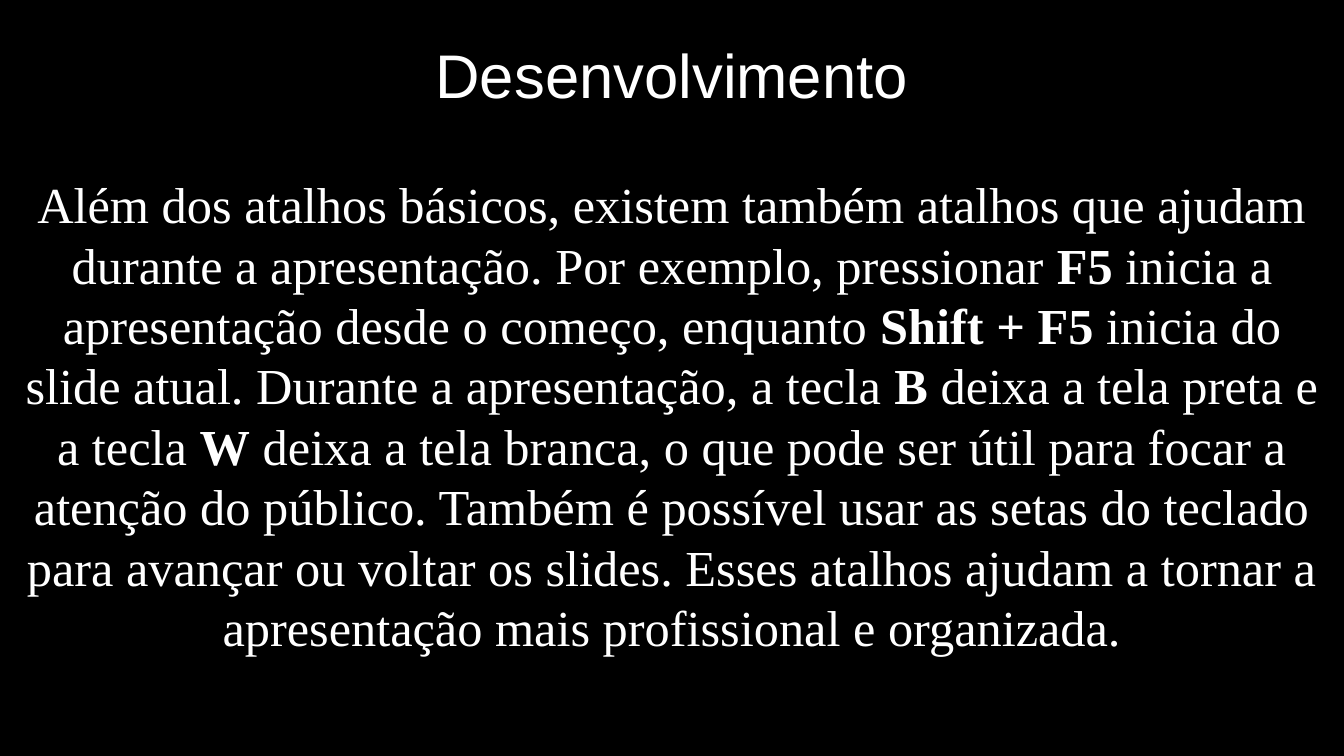
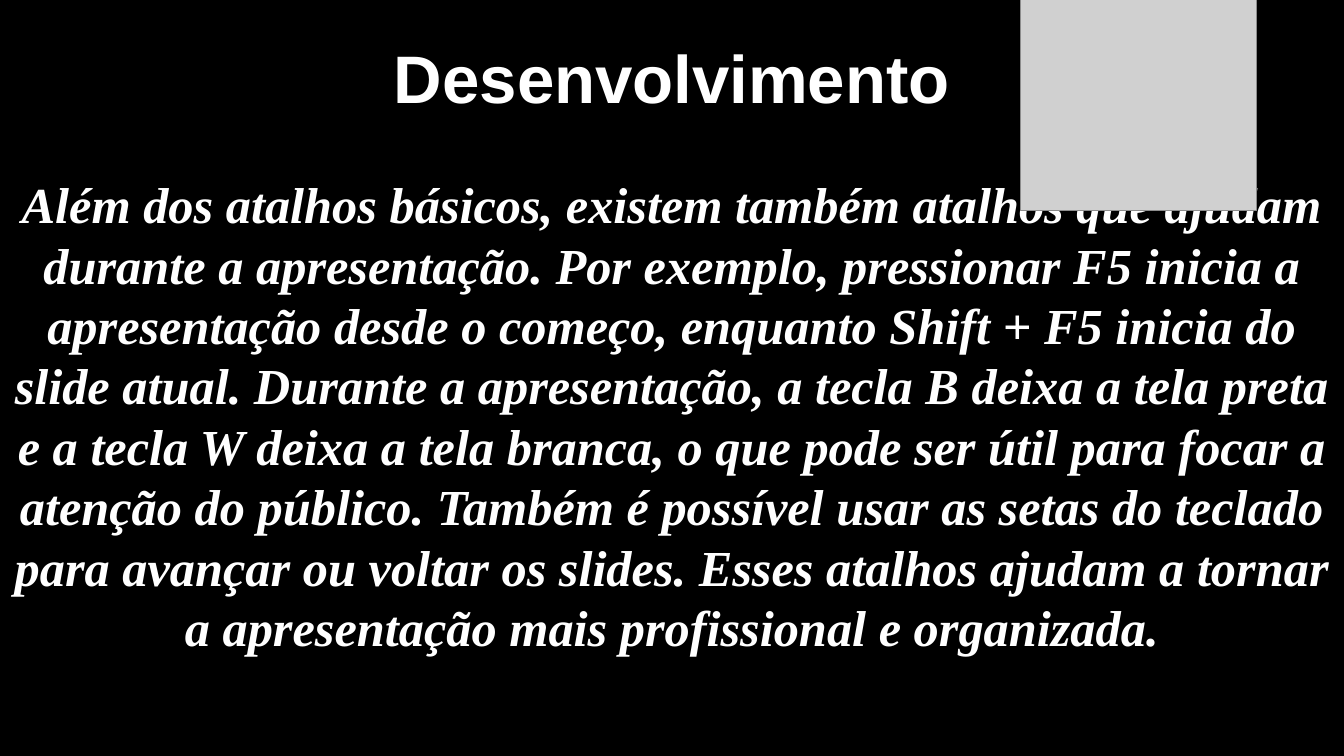
Before and after one commit to CauaReck/ptic, a slide deck: slide 4 of Cauã Reck Mello 1DS.pptx. Drawn at 1344x756 pixels with LibreOffice and Linux fonts; fonts in the diff are those of the drawing; grey boxes stand for pictures; background and template pictures are left out. Boxes give left, top, right and bottom in pixels: in the first picture for what was removed or moved away, otherwise in the second. Text is boxed around its words. In the diff, an @@ line names an element or a change of style, - is before the commit and + after.

```diff
--- a/Cauã Reck Mello 1DS.pptx
+++ b/Cauã Reck Mello 1DS.pptx
@@ picture added at [1020, 0, 1256, 211] @@
@@ text "Desenvolvimento": place and size @@
-text "Desenvolvimento" at [435, 53, 907, 99]
+text "Desenvolvimento" at [394, 54, 950, 104]
@@ text "Desenvolvimento" at [394, 54, 950, 104]: size 44 to 48 pt, bold on @@
@@ text "Além dos atalhos básicos, existem ..." at [15, 184, 1329, 657]: bold on, italic on @@
```
Also in this commit, not shown: 5 other slides changed.
